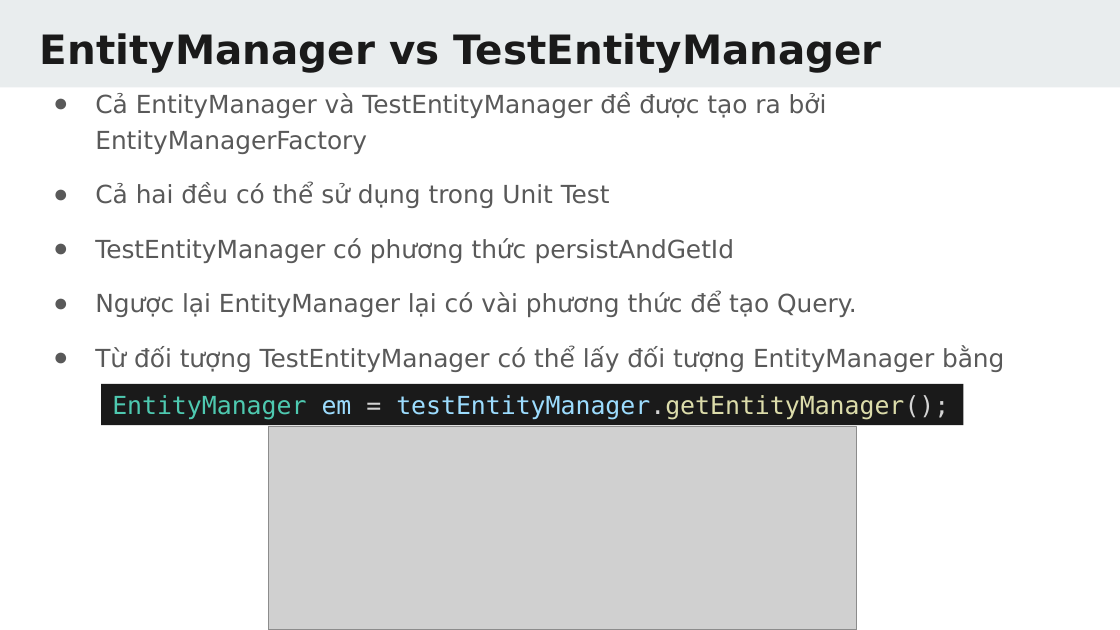
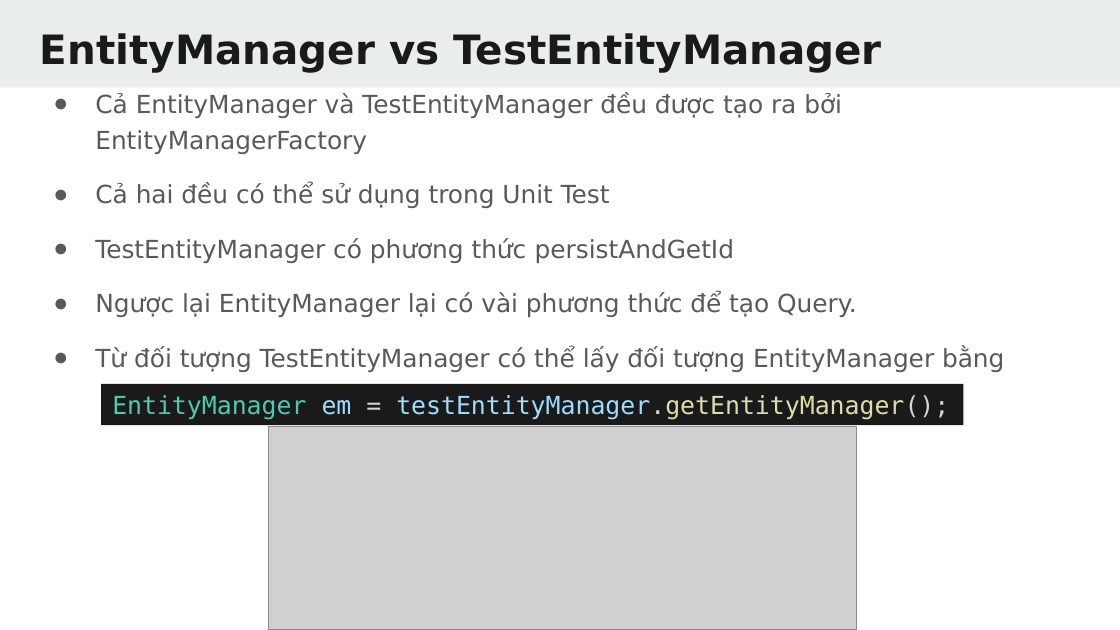
Before and after one commit to TechMaster/springboot2, a slide deck: slide 46 of 14 JPA/JPA.pptx (slide 45 before the commit). Drawn at 1120x630 pixels with LibreOffice and Linux fonts; fonts in the diff are those of the drawing; grey boxes stand for pictures. Boxes give left, top, right and bottom in pixels: in the first picture for what was removed or moved away, otherwise in the second. Text is boxed around its words. In the diff, an @@ line names an element or a change of style, - is before the commit and + after.

```diff
--- a/14 JPA/JPA.pptx
+++ b/14 JPA/JPA.pptx
@@ text at box(95, 92, 842, 154): text changed @@
-● Cả EntityManager và TestEntityManager đề được tạo ra bởi EntityManagerFactory
+● Cả EntityManager và TestEntityManager đều được tạo ra bởi EntityManagerFactory
```
Also in this commit, not shown: 5 other slides changed, 11 slides added, 16 other files.
